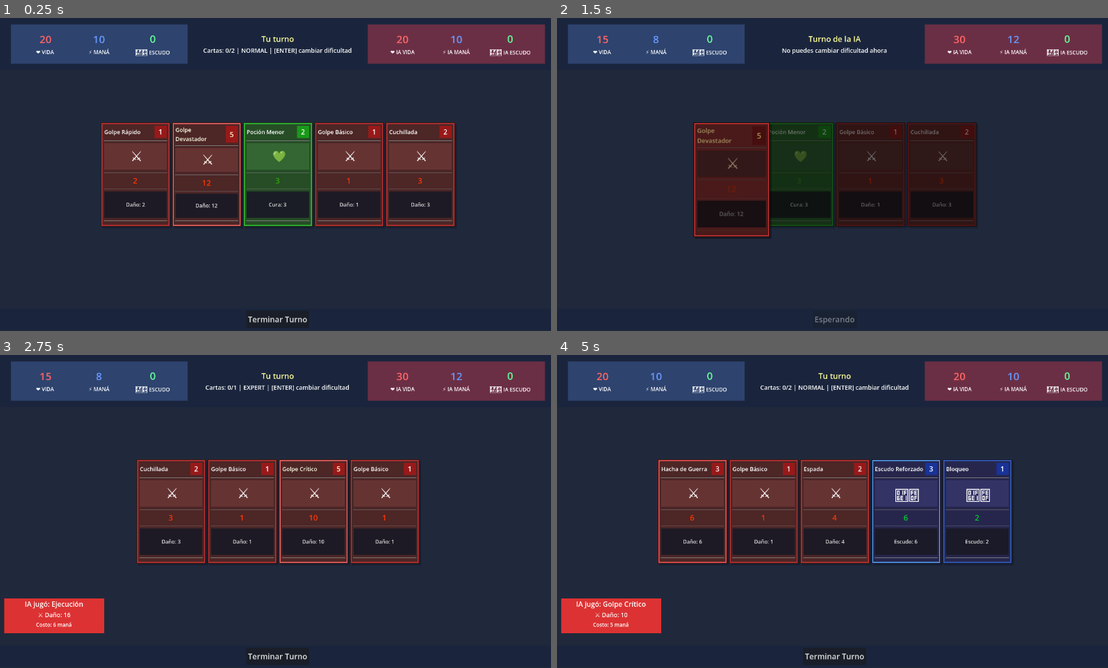
Above: before the commit, frames 1-4 (two rows, left to right).
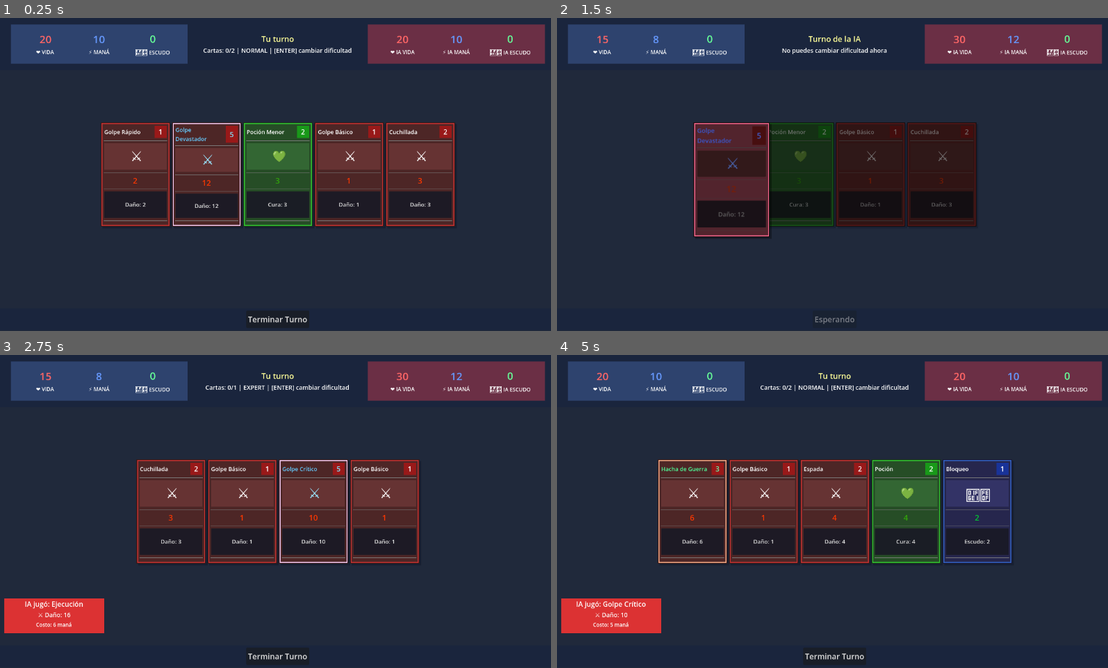
Above: after the commit, the same moments.

Repository: lextrack/Cards
Game: Godot game, scene res://scenes/Main.tscn
Two runs of this game, one before a commit and one after it. Both use one fixed random seed, a clock stepped at 60 frames per second and the inputs below.
Inputs (mouse positions are in pixels of both pictures, inside the frame that each line leads up to):
- Up to frame 1 (0.25 s): no input
- Up to frame 2 (1.5 s): tap Enter (ui_accept) at 0.5, 0.77, 1.25 s; move the mouse to (694, 174) at 0.52 s; click (694, 174) at 0.67 s; move the mouse to (727, 174) at 1.27 s; click (727, 174) at 1.42 s
- Up to frame 3 (2.75 s): tap Enter (ui_accept) at 1.52 s; tap R (restart_game) at 2 s; move the mouse to (242, 511) at 2.02 s; click (242, 511) at 2.17 s
- Up to frame 4 (5 s): move the mouse to (727, 511) at 2.77 s; click (727, 511) at 2.92 s; tap Enter (ui_accept) at 3.02, 3.5, 3.77, 4.52 s; move the mouse to (832, 511) at 3.52 s; click (832, 511) at 3.67 s; tap R (restart_game) at 4.25 s; move the mouse to (904, 511) at 4.27 s; click (904, 511) at 4.42 s

The runs differ from the first frame. In frame 1, 0.4% of the frame differs, in the area x 22-79%, y 33-67%; in frame 2, 0.5%; in frame 3, 0.4%; in frame 4, 3.6%, in the area x 18-79%, y 33-67%.

Commit message:
Changes in the game difficulty

Diff:
--- a/scenes/Card.tscn
+++ b/scenes/Card.tscn
@@ -218,7 +218,7 @@
 grow_horizontal = 2
 grow_vertical = 2
 theme_override_colors/font_color = Color(0.9, 0.9, 0.9, 1)
-theme_override_font_sizes/font_size = 12
+theme_override_font_sizes/font_size = 13
 text = "Descripción"
 horizontal_alignment = 1
 vertical_alignment = 1
--- a/scripts/Card.gd
+++ b/scripts/Card.gd
@@ -117,9 +117,9 @@
 func get_rarity_colors() -> Dictionary:
 	return {
 		"common": 1.0,
-		"uncommon": 1.7,
-		"rare": 2.1,
-		"epic": 2.8
+		"uncommon": 2.5,
+		"rare": 3.2,
+		"epic": 4.0
 	}
 
 func _on_card_input(event: InputEvent):
@@ -166,20 +166,36 @@
 func apply_rarity_effects(rarity: String):
 	match rarity:
 		"uncommon":
-			name_label.modulate = Color(1.3, 1.3, 1.0, 1.0)
-			cost_label.modulate = Color(1.4, 1.4, 1.0, 1.0)
+			# Verde vibrante para poco comunes
+			name_label.modulate = Color(0.3, 1.8, 0.6, 1.0)  # Verde más intenso
+			cost_label.modulate = Color(0.4, 1.9, 0.7, 1.0)
+			# Brillo sutil en el borde
+			card_border.modulate = Color(1.2, 1.4, 1.1, 1.0)
 		"rare":
-			name_label.modulate = Color(1.5, 1.4, 0.9, 1.0)
-			cost_label.modulate = Color(1.6, 1.5, 0.8, 1.0)
-			stat_value.modulate = stat_value.modulate * Color(1.4, 1.3, 0.95, 1.0)
-			card_icon.modulate = Color(1.3, 1.16, 0.95, 1.0)
+			# Azul brillante para raras
+			name_label.modulate = Color(0.4, 0.8, 2.2, 1.0)  # Azul más intenso
+			cost_label.modulate = Color(0.5, 0.9, 2.4, 1.0)
+			stat_value.modulate = stat_value.modulate * Color(0.7, 1.0, 1.8, 1.0)
+			card_icon.modulate = Color(0.6, 0.9, 1.6, 1.0)
+			# Brillo azulado en el borde
+			card_border.modulate = Color(1.0, 1.3, 1.8, 1.0)
 		"epic":
-			name_label.modulate = Color(1.9, 1.5, 2.1, 1.0)
-			cost_label.modulate = Color(2.1, 1.6, 0.6, 1.0)
-			stat_value.modulate = stat_value.modulate * Color(1.9, 1.4, 0.7, 1.0)
-			card_icon.modulate = Color(1.6, 1.3, 1.9, 1.0)
-			modulate = Color(1.2, 1.06, 1.16, 1.0)
+			# Púrpura/dorado intenso para épicas
+			name_label.modulate = Color(2.4, 1.2, 2.6, 1.0)  # Púrpura brillante
+			cost_label.modulate = Color(2.6, 1.4, 2.2, 1.0)  # Dorado-púrpura
+			stat_value.modulate = stat_value.modulate * Color(2.2, 1.3, 2.0, 1.0)
+			card_icon.modulate = Color(2.0, 1.4, 2.4, 1.0)
+			# Brillo épico en toda la carta
+			modulate = Color(1.4, 1.1, 1.3, 1.0)
+			card_border.modulate = Color(1.6, 1.2, 1.5, 1.0)
+
+			# Efecto de brillo adicional para épicas
+			var tween = create_tween()
+			tween.set_loops()
+			tween.tween_property(card_border, "modulate", Color(2.0, 1.5, 1.8, 1.0), 1.0)
+			tween.tween_property(card_border, "modulate", Color(1.6, 1.2, 1.5, 1.0), 1.0)
 		_:
+			# Común - sin efectos especiales
 			pass
 
 func play_epic_entrance_animation():
--- a/scripts/CardProbability.gd
+++ b/scripts/CardProbability.gd
@@ -145,7 +145,7 @@
 
 	return stats
 
-static func create_balanced_deck(deck_size: int = 30, attack_ratio: float = 0.8) -> Array:
+static func create_balanced_deck(deck_size: int = 30, attack_ratio: float = 0.8, heal_ratio: float = 0.12, shield_ratio: float = 0.08) -> Array:
 	var templates = get_all_card_templates()
 	var deck = []
 
@@ -163,9 +163,11 @@
 				shield_templates.append(template)
 
 	var attack_count = int(deck_size * attack_ratio)
-	var remaining = deck_size - attack_count
-	var heal_count = int(remaining * 0.6)
-	var shield_count = remaining - heal_count
+	var heal_count = int(deck_size * heal_ratio)
+	var shield_count = int(deck_size * shield_ratio)
+
+	var remaining = deck_size - (attack_count + heal_count + shield_count)
+	attack_count += remaining
 
 	deck.append_array(_generate_cards_from_templates(attack_templates, attack_count))
 	deck.append_array(_generate_cards_from_templates(heal_templates, heal_count))
--- a/scripts/GameBalance.gd
+++ b/scripts/GameBalance.gd
@@ -112,9 +112,9 @@
 			}
 		"expert":
 			return {
-				"attack_ratio": 0.9,
+				"attack_ratio": 0.78,
 				"heal_ratio": 0.07,
-				"shield_ratio": 0.03
+				"shield_ratio": 0.20
 			}
 		_:
 			return get_card_distribution("normal")
--- a/scripts/Player.gd
+++ b/scripts/Player.gd
@@ -34,8 +34,15 @@
 
 func _ready():
 	setup_from_difficulty()
-	deck = DeckManager.create_basic_deck()
+	if is_ai:
+		deck = DeckManager.create_basic_deck()
+	else:
+		deck = create_player_deck_by_difficulty()
 	draw_initial_hand()
+
+func create_player_deck_by_difficulty() -> Array:
+	var distribution = GameBalance.get_card_distribution(difficulty)
+	return CardProbability.create_balanced_deck(30, distribution.attack_ratio, distribution.heal_ratio, distribution.shield_ratio)
 
 func setup_from_difficulty():
 	GameBalance.setup_player(self, difficulty, is_ai)
@@ -91,7 +98,7 @@
 	shield_changed.emit(current_shield)
 
 func heal(amount: int):
-	current_hp = min(max_hp, current_hp + amount)
+	current_hp += amount
 	hp_changed.emit(current_hp)
 
 func add_shield(amount: int):
